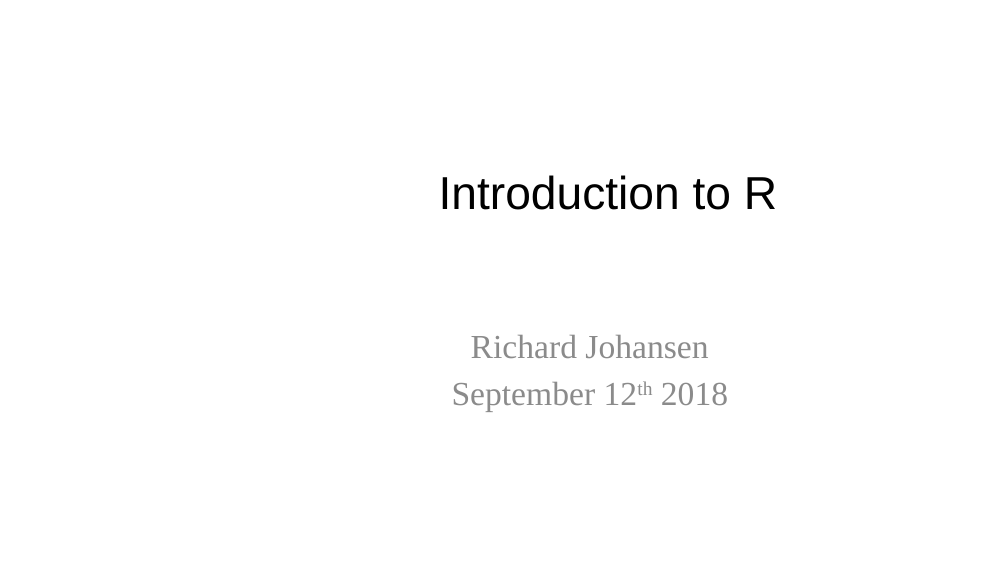
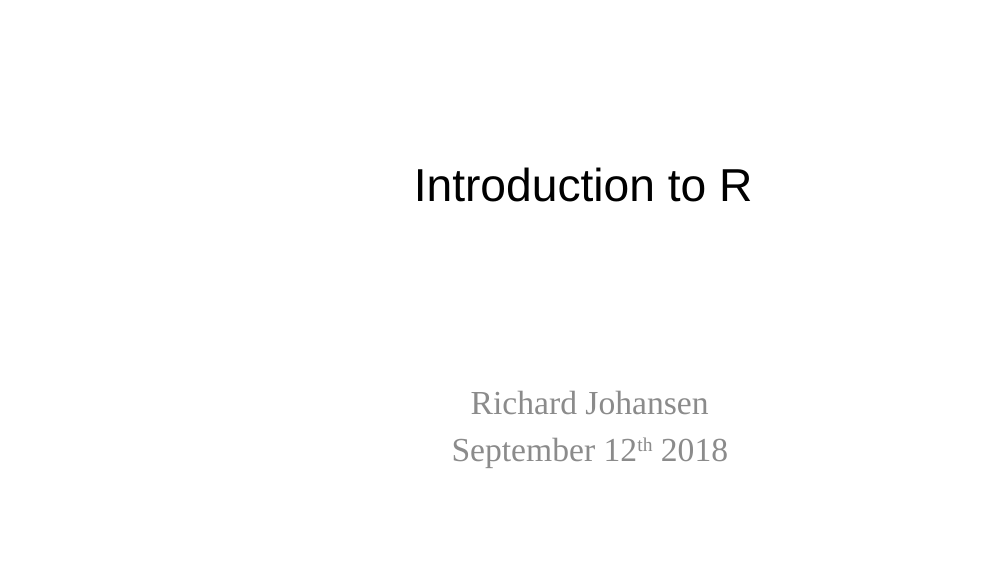
Before and after one commit to RAJohansen/UCL_Workshops, a slide deck: slide 1 of Intro_to_R/Introduction to R.pptx. Drawn at 1008x567 pixels with LibreOffice and Linux fonts; fonts in the diff are those of the drawing; background and template pictures are left out. Boxes give left, top, right and bottom in pixels: in the first picture for what was removed or moved away, otherwise in the second. Text is boxed around its words. In the diff, an @@ line names an element or a change of style, - is before the commit and + after.

```diff
--- a/Intro_to_R/Introduction to R.pptx
+++ b/Intro_to_R/Introduction to R.pptx
@@ title "Introduction to R": place and size @@
-title "Introduction to R" at <box>439,175,777,210</box>
+title "Introduction to R" at <box>414,167,752,202</box>
@@ subtitle "Richard Johansen": place and size @@
-subtitle "Richard Johansen" at <box>452,335,728,412</box>
+subtitle "Richard Johansen" at <box>452,391,728,468</box>
```
Also in this commit, not shown: 8 other slides changed, 2 slides added.
